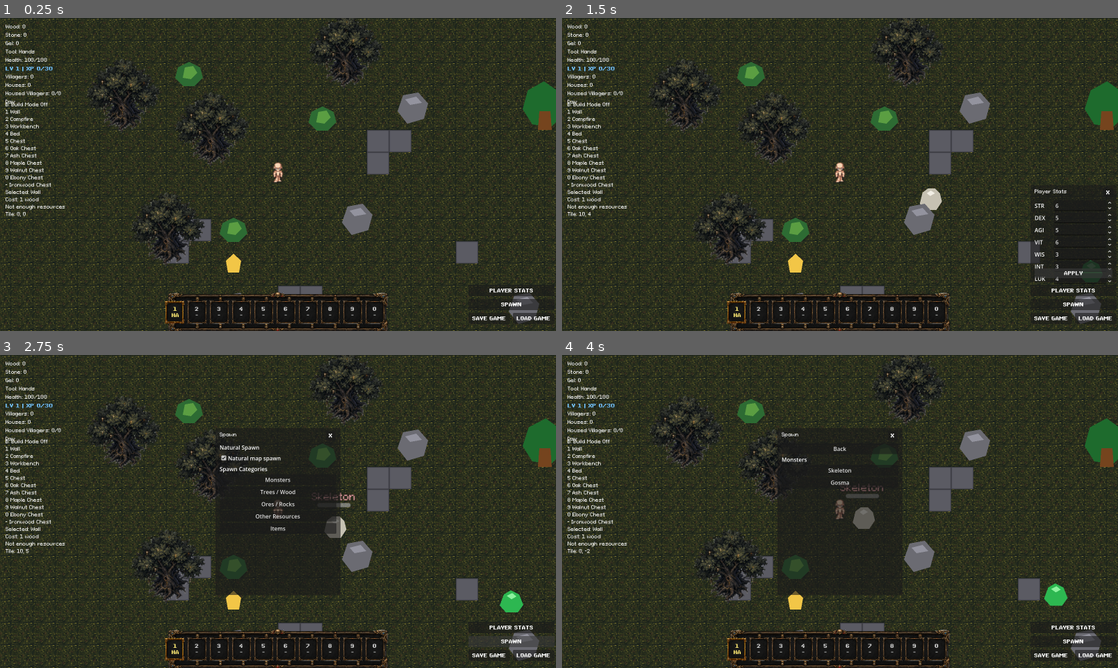
Above: before the commit, frames 1-4 (two rows, left to right).
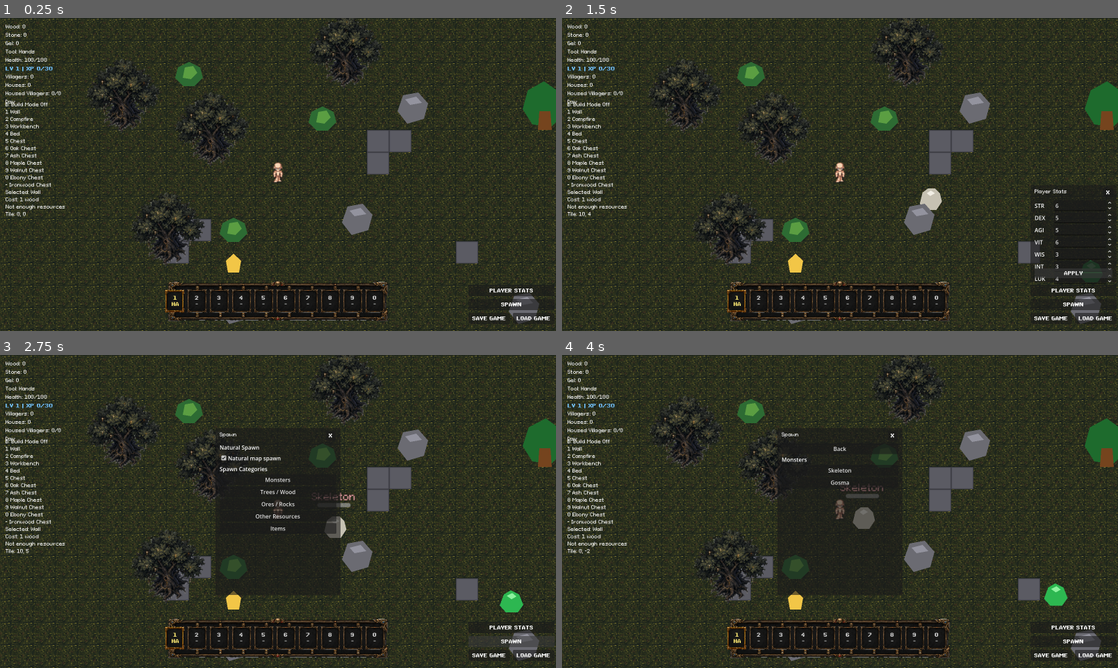
Above: after the commit, the same moments.

Repository: ramonsamagaio/Oathwake-Main
Game: Godot game, scene res://scenes/Main.tscn
Same seed, same stepped clock (60 frames per second), same inputs: the game is played once before the commit and once after it. This scene is started directly instead of the project's main scene.
Inputs:
- Up to frame 1 (0.25 s): no input
- Up to frame 2 (1.5 s): click "PLAYER STATS" at 0.5 s; click "APPLY" at 1.25 s
- Up to frame 3 (2.75 s): click "SPAWN" at 2 s
- Up to frame 4 (4 s): click "Natural map spawn" at 2.75 s; click "Monsters" at 3.5 s

The runs differ from the first frame. In frame 1, 3.2% of the frame differs, in the area x 29-70%, y 84-100%; in frame 2, 3.2%; in frame 3, 3.2%; in frame 4, 3.2%.

Commit message:
Raise hotbar for XP bar room

Diff:
--- a/scripts/ui/HotbarUI.gd
+++ b/scripts/ui/HotbarUI.gd
@@ -77,9 +77,9 @@
 	panel.anchor_right = 0.5
 	panel.anchor_bottom = 1.0
 	panel.offset_left = -350.0
-	panel.offset_top = -112.0
+	panel.offset_top = -144.0
 	panel.offset_right = 350.0
-	panel.offset_bottom = -44.0
+	panel.offset_bottom = -76.0
 	add_child(panel)
 	OathwakeUISkin.apply_hotbar_panel(panel)
 
